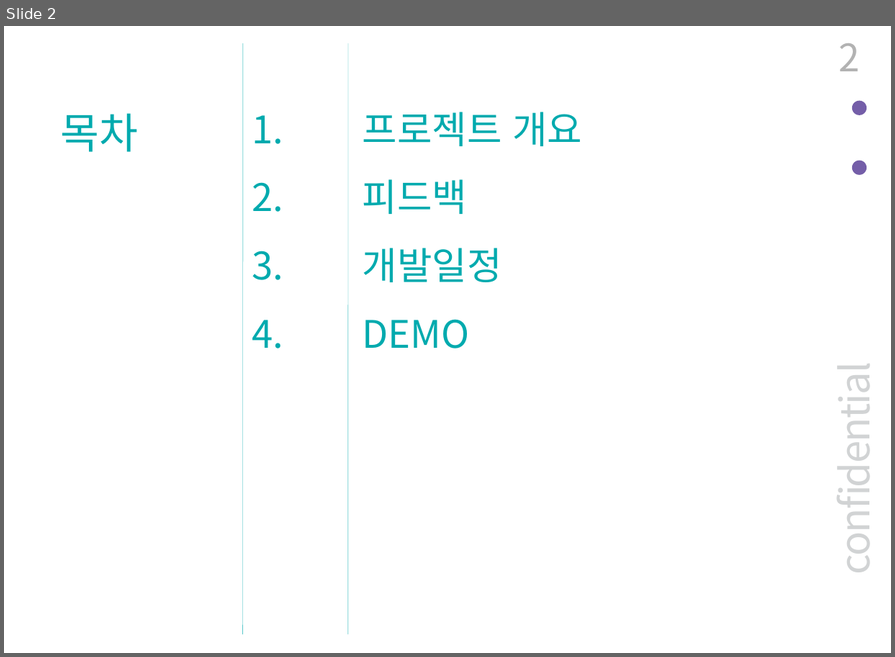
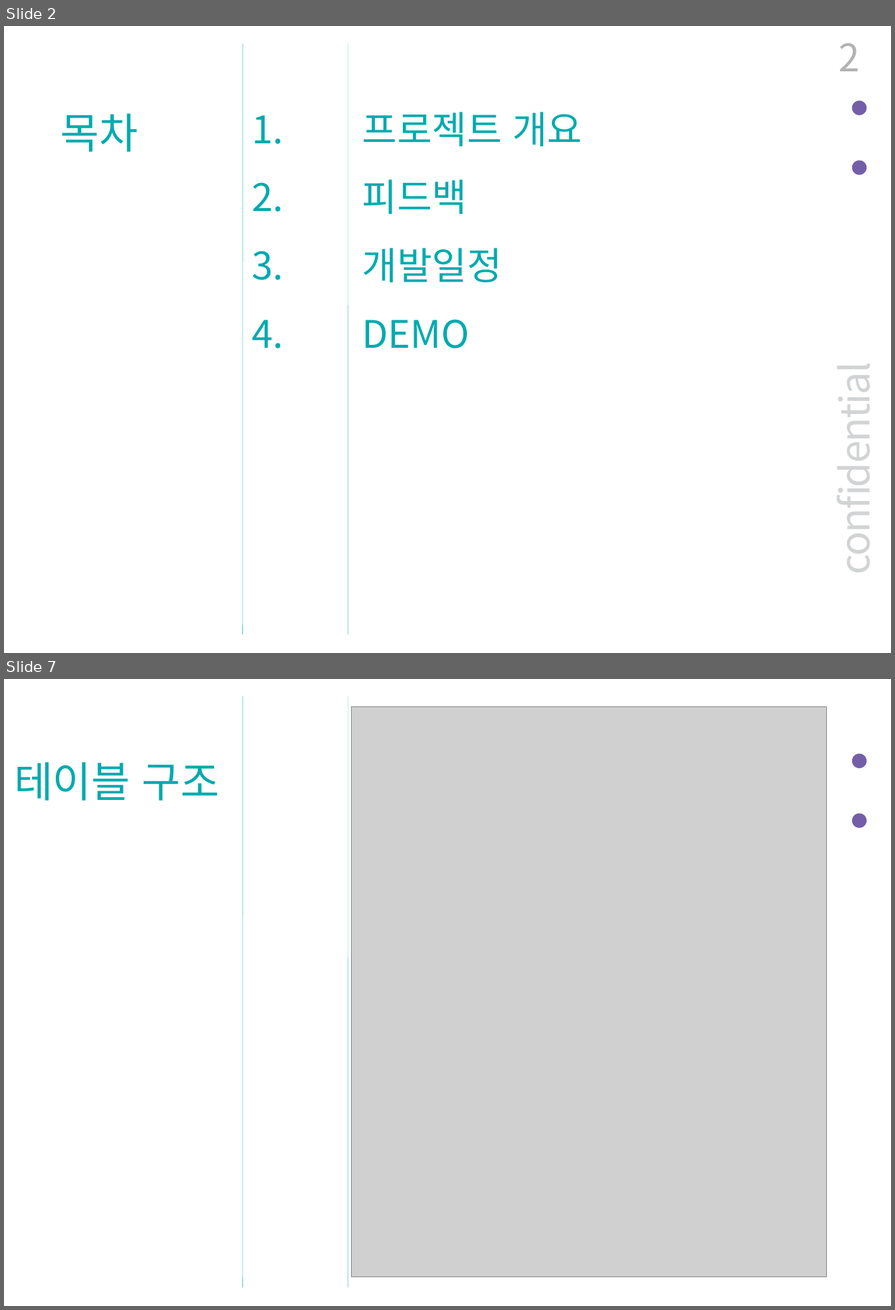
Before and after one commit to BerryWell/CapstoneDesign-2019-02, a slide deck: 제출자료/발표자료/중간_발표_자료_12조.pptx. Shown one above the other, each under a label of ours: slide 2 before the commit, slides 2 and 7 after it; the slides between them are not shown. The pictures are 895x657 and 895x1310 pixels, drawn with LibreOffice and Linux fonts; fonts in the diff are those of the drawing; grey boxes stand for pictures. Boxes give left, top, right and bottom in pixels: in the first picture for what was removed or moved away, otherwise in the second. Text is boxed around its words. In the diff, an @@ line names an element or a change of style, - is before the commit and + after.

```diff
--- a/제출자료/발표자료/중간_발표_자료_12조.pptx
+++ b/제출자료/발표자료/중간_발표_자료_12조.pptx
@@ slide 7 added at box(4, 679, 891, 1306), background #FFFFFF; not listed: 4 template elements that a slide beside it also shows @@
@@ picture added at box(352, 707, 827, 1278) @@
@@ text added at box(14, 762, 220, 801), 40 pt, text #00AAAE @@
+테이블 구조
```
Also in this commit, not shown: 6 slides changed, 6 other slides added.
